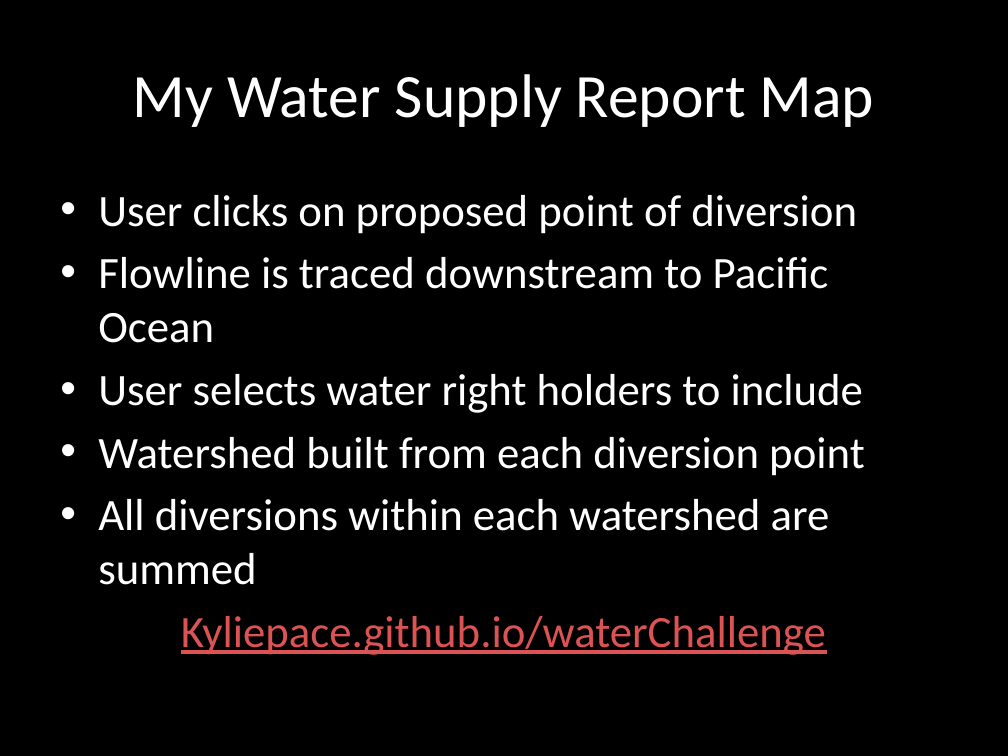
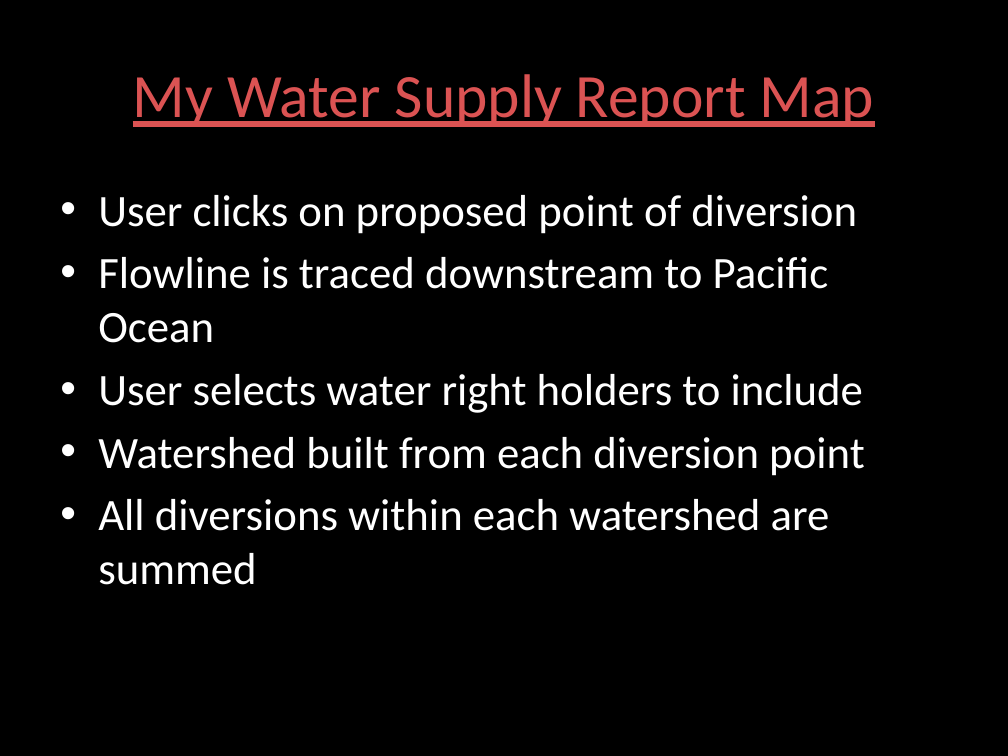
Before and after one commit to kyliepace/waterChallenge, a slide deck: slide 3 of presentation.pptx. Drawn at 1008x756 pixels with LibreOffice and Linux fonts; fonts in the diff are those of the drawing. Boxes give left, top, right and bottom in pixels: in the first picture for what was removed or moved away, otherwise in the second. Text is boxed around its words. In the diff, an @@ line names an element or a change of style, - is before the commit and + after.

```diff
--- a/presentation.pptx
+++ b/presentation.pptx
@@ title "My Water Supply Report Map" at bbox=[133, 74, 874, 127]: text colour #FFFFFF to #DB5353, underline on @@
@@ text at bbox=[181, 616, 826, 655]: paragraph removed @@
-Kyliepace.github.io/waterChallenge
```
Also in this commit, not shown: 1 other slide changed, 1 slide added, 2 other files.
